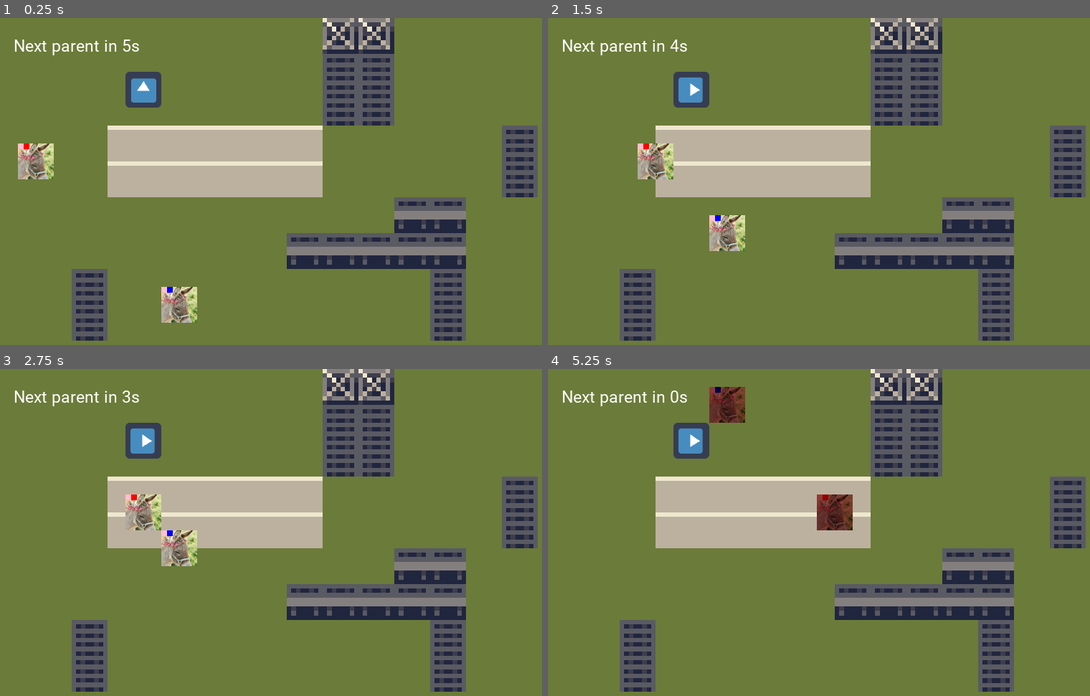
Above: before the commit, frames 1-4 (two rows, left to right).
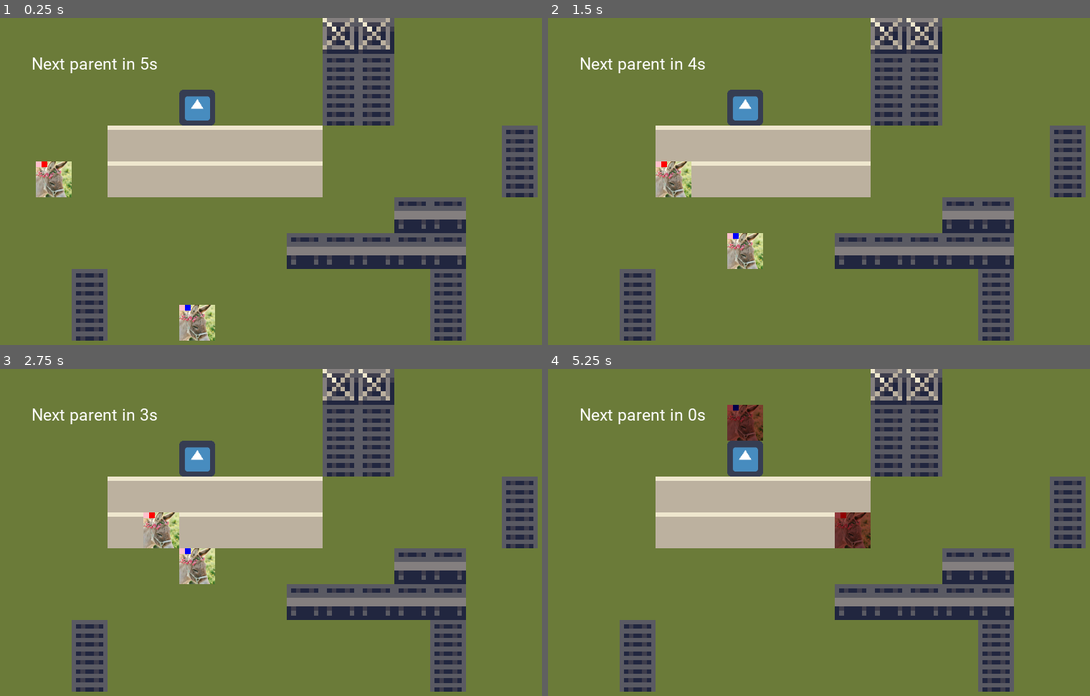
Above: after the commit, the same moments.

Repository: allemansratten/sos
Game: Godot game, scene res://scenes/Game.tscn
The game is run twice, just before and just after one commit, with the same random seed, the same clock (stepped at 60 frames per second) and the same inputs. The engine's default icon, where the game draws it, is replaced by a stand-in: a white triangle on a blue panel in a dark square.
Inputs (mouse positions are in pixels of both pictures, inside the frame that each line leads up to):
- Up to frame 1 (0.25 s): no input
- Up to frame 2 (1.5 s): tap Enter at 0.5 s; move the mouse to (688, 89) at 0.52 s; click (688, 89) at 0.67 s; tap Space at 1.25 s; move the mouse to (721, 214) at 1.27 s; click (721, 214) at 1.42 s
- Up to frame 3 (2.75 s): move the mouse to (341, 470) at 2.02 s; click (341, 470) at 2.17 s
- Up to frame 4 (5.25 s): tap Enter at 2.75, 4.25 s; move the mouse to (808, 620) at 2.77 s; click (808, 620) at 2.92 s; tap Space at 3.5 s; move the mouse to (1008, 601) at 3.52 s; click (1008, 601) at 3.67 s; move the mouse to (661, 493) at 4.27 s; click (661, 493) at 4.42 s; move the mouse to (862, 548) at 5.02 s; click (862, 548) at 5.17 s

The runs differ from the first frame. In frame 1, 4.5% of the frame differs, in the area x 2-40%, y 6-99%; in frame 2, 4.4%; in frame 3, 4.2%; in frame 4, 4.5%.

Commit message:
Fix tile alignment

Diff:
--- a/scenes/Game.tscn
+++ b/scenes/Game.tscn
@@ -15,6 +15,7 @@
 script = ExtResource( 5 )
 
 [node name="Map" parent="." instance=ExtResource( 4 )]
+position = Vector2( -32, -32 )
 
 [node name="PartnerDriver" type="Node2D" parent="."]
 script = ExtResource( 3 )
@@ -29,7 +30,8 @@
 text = "Next partner:"
 
 [node name="Crossroads" parent="." instance=ExtResource( 1 )]
-position = Vector2( 256, 128 )
+position = Vector2( 320, 128 )
 
 [node name="MapCamera" type="Camera2D" parent="."]
+offset = Vector2( -32, -32 )
 anchor_mode = 0
